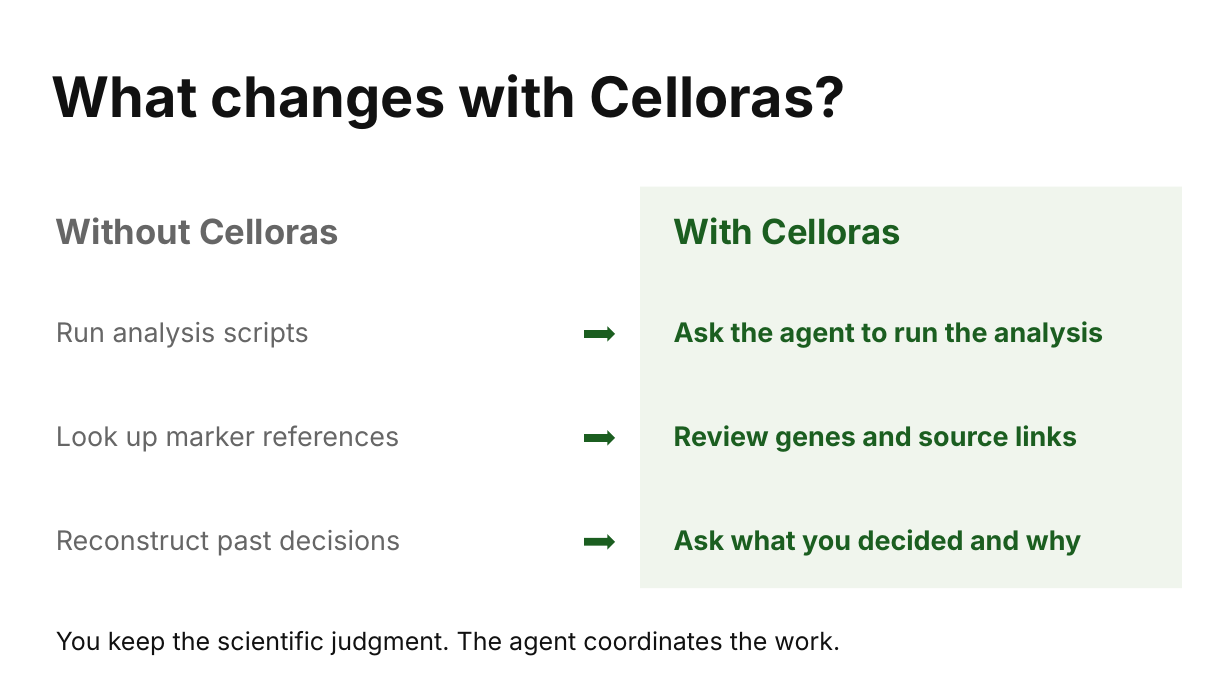
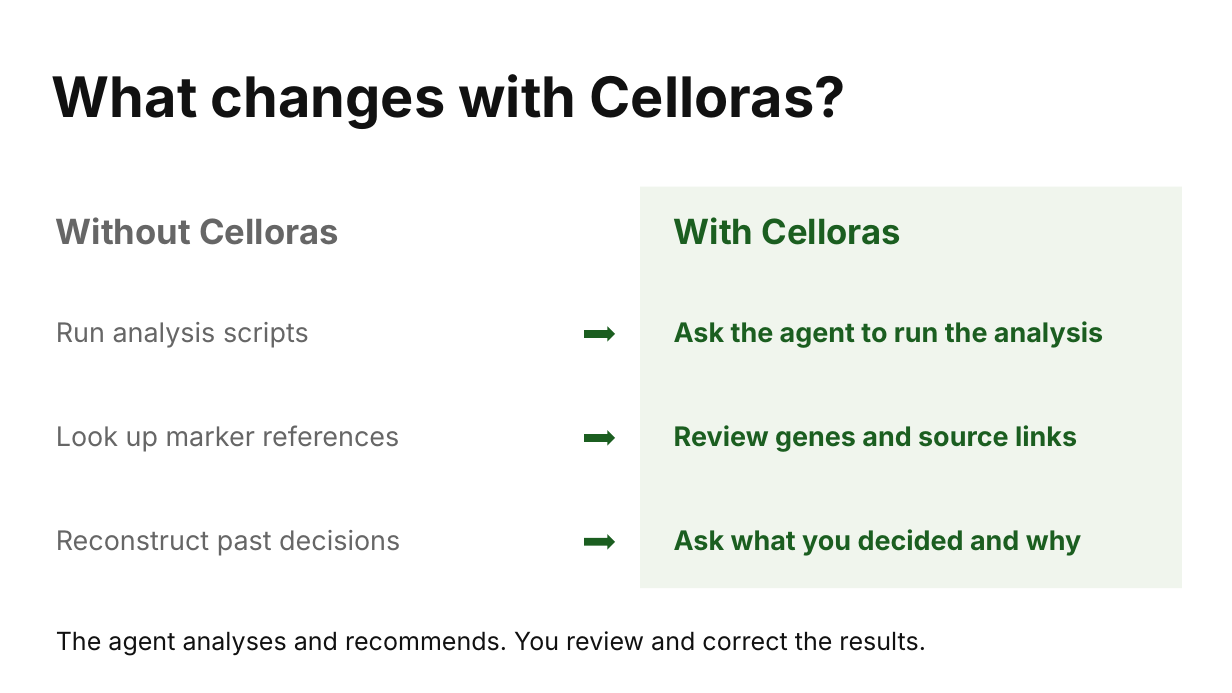
Before and after one commit to mpckkk/2026_GenAI, a slide deck: slide 2 of docs/pitchdeck/Celloras-Pitch-Deck.pptx. Drawn at 1232x693 pixels with LibreOffice and Linux fonts; fonts in the diff are those of the drawing. Boxes give left, top, right and bottom in pixels: in the first picture for what was removed or moved away, otherwise in the second. Text is boxed around its words. In the diff, an @@ line names an element or a change of style, - is before the commit and + after.

Commit message:
docs: add technical deck and real agent conversation

```diff
--- a/docs/pitchdeck/Celloras-Pitch-Deck.pptx
+++ b/docs/pitchdeck/Celloras-Pitch-Deck.pptx
@@ text at [56, 631, 926, 655]: text changed @@
-You keep the scientific judgment. The agent coordinates the work.
+The agent analyses and recommends. You review and correct the results.
```
Also in this commit, not shown: 1 other slide changed, 11 other files.
